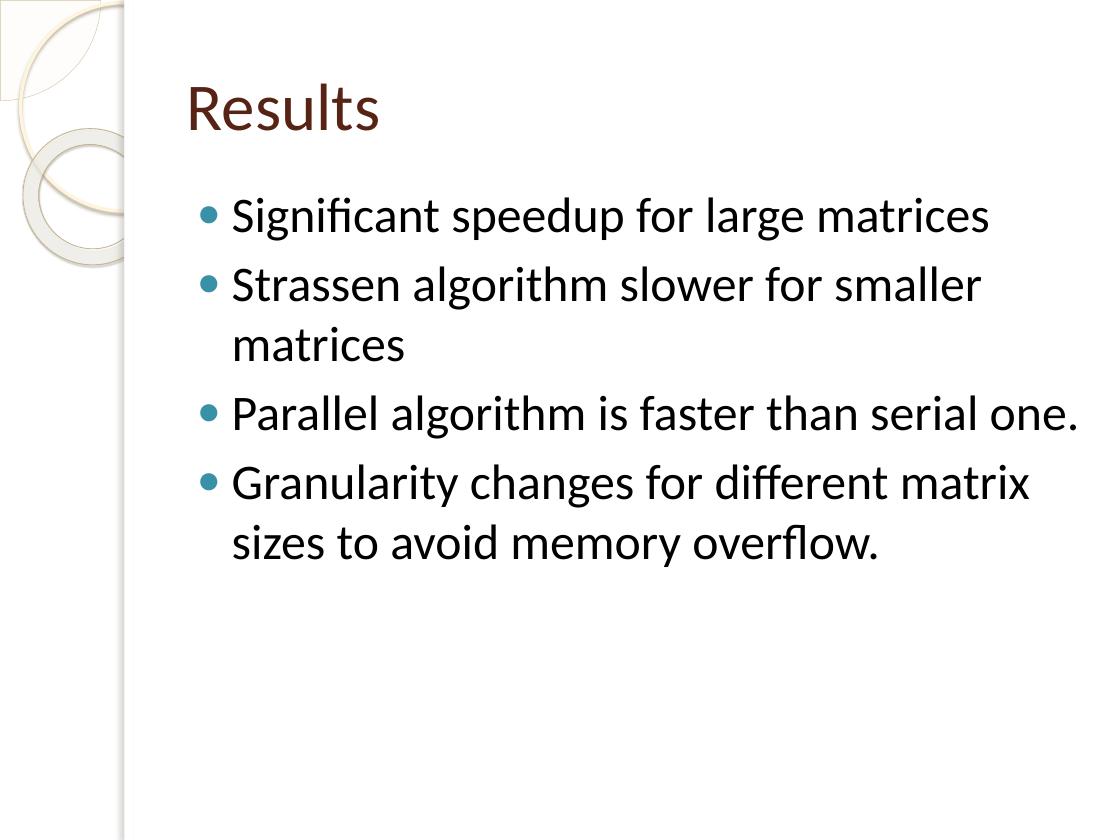
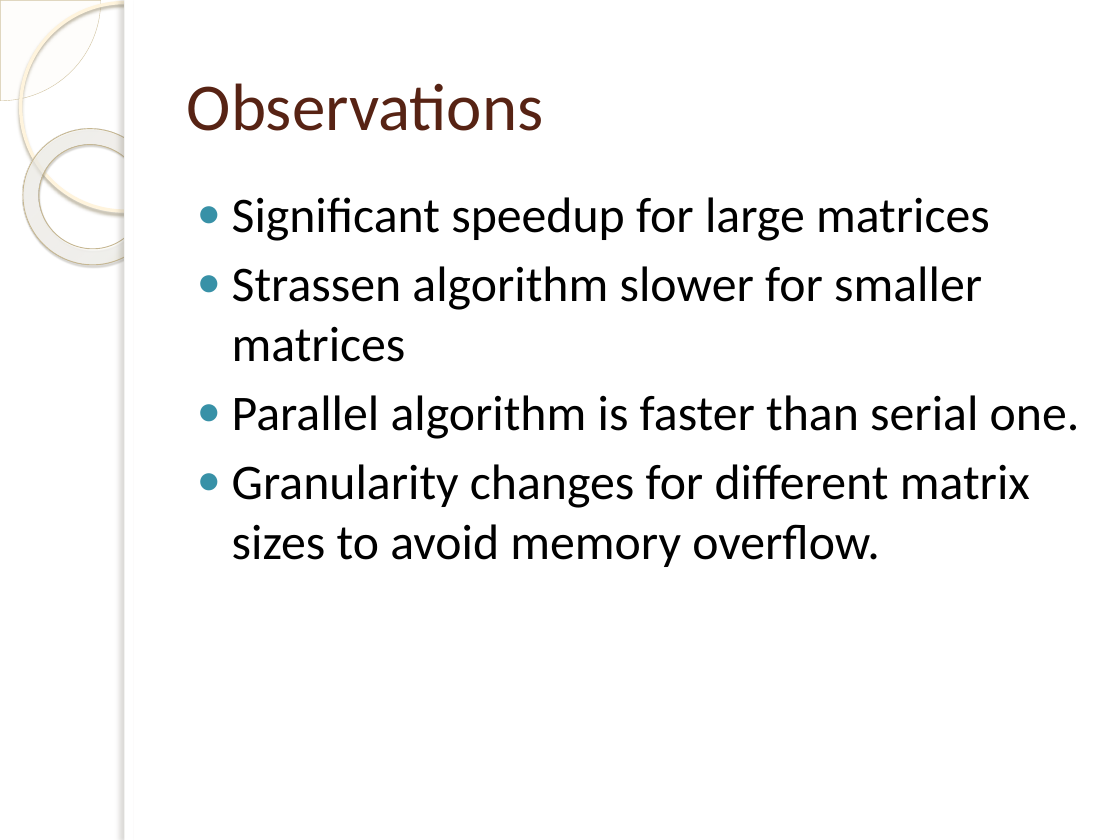
Before and after one commit to pruthvishetty/strassen, a slide deck: slide 11 of Strassen Multiplication Algorithm.pptx. Drawn at 1120x840 pixels with LibreOffice and Linux fonts; fonts in the diff are those of the drawing; background and template pictures are left out. Boxes give left, top, right and bottom in pixels: in the first picture for what was removed or moved away, otherwise in the second. Text is boxed around its words. In the diff, an @@ line names an element or a change of style, - is before the commit and + after.

```diff
--- a/Strassen Multiplication Algorithm.pptx
+++ b/Strassen Multiplication Algorithm.pptx
@@ title at <box>187,83,544,131</box>: text changed @@
-Results
+Observations
```
Also in this commit, not shown: 3 other slides changed.
